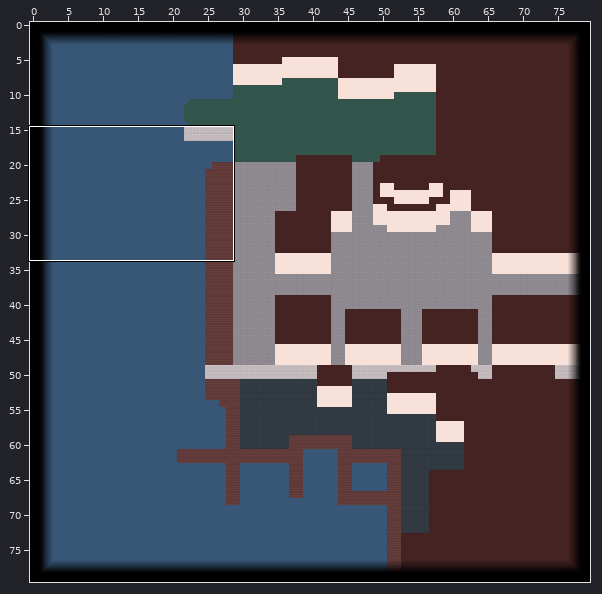
Two versions of a level (Tiled map (JSON), office.tmj). The first picture is a wide view before the edit; the outline marks the close-up.
Close-up. As it was:
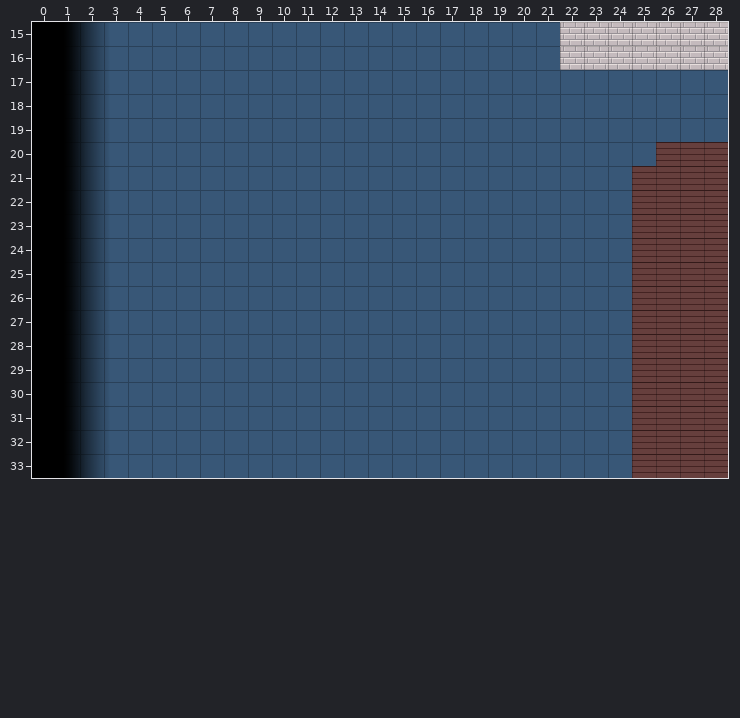
Cells are 32x32 px. Shown: x 0..28, y 15..33. The commit also changed other parts of the map, which this record leaves out.
After:
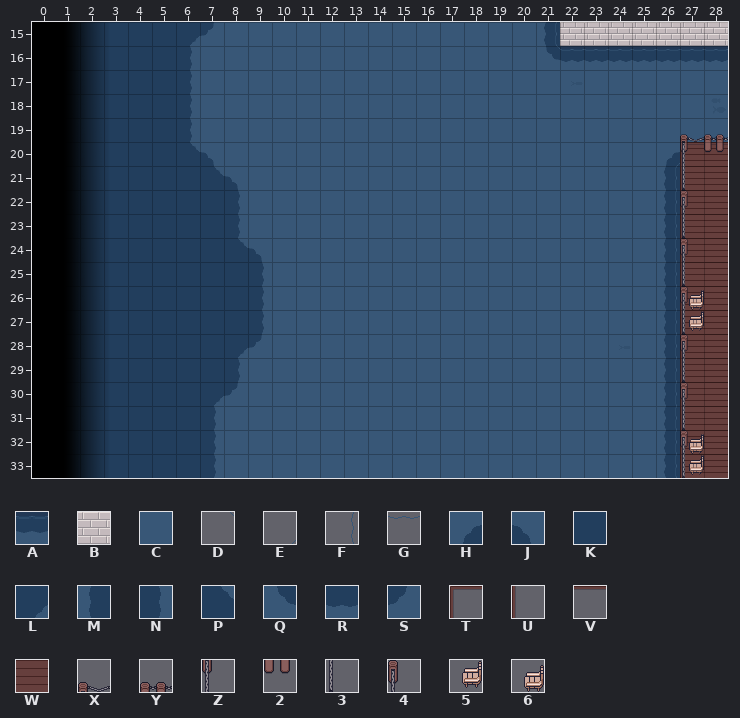
Key: from "Shadows": A 610; from "ShipsLandingTilesheet": B 1579, C 4148, D 4795 flipped on the diagonal, E 4795 turned 270, F 4923 flipped left-right, G 4923 turned 90, H 5166, J 5168, K 5169, L 5172, M 5294, N 5296, P 5300, Q 5422, R 5423, S 5424, T 7193 turned 180, U 7321 flipped left-right, V 7321 turned 270, W 7577, X 10150, Y 10152, Z 10278, 2 10280, 3 10406, 4 10407, 5 11403, 6 11404.
_ is an empty cell, # one hidden under a higher layer, . an unchanged one.
Tiles of an added or newly shown layer are drawn over the layers below it.
See-through tiles are keyed as they look on the map.
What changed:
--- layer "Terrain/Water1"
@@ x 2..28 @@
-15 CCCCCC.............C.......
-16 CCCCC..............C#######
-17 CCCCC......................
-18 CCCCC......................
-19 CCCCC......................
-20 CCCCCC..................#..
-21 CCCCCCC.................#..
-22 CCCCCCC.................#..
-23 CCCCCCC.................#..
-24 CCCCCCCC................#..
-25 CCCCCCCC................#..
-26 CCCCCCCC................#..
-27 CCCCCCCC................#..
-28 CCCCCCCC................#..
-29 CCCCCCC.................#..
-30 CCCCCCC.................#..
-31 CCCCCC..................#..
-32 CCCCCC..................#..
-33 CCCCCC..................#..
+15 KKKKLS.............M.......
+16 KKKKN..............QRRRRRRR
+17 KKKKN......................
+18 KKKKN......................
+19 KKKKN......................
+20 KKKKPJ..................H..
+21 KKKKKPJ.................M..
+22 KKKKKKN.................M..
+23 KKKKKKN.................M..
+24 KKKKKKPJ................M..
+25 KKKKKKKN................M..
+26 KKKKKKKN................M..
+27 KKKKKKKN................M..
+28 KKKKKKLS................M..
+29 KKKKKKN.................M..
+30 KKKKKLS.................M..
+31 KKKKKN..................M..
+32 KKKKKN..................M..
+33 KKKKKN..................M..
--- layer "CityGround/Boardwalk"
@@ x 25..26 @@
-20 .W
-21 WW
-22 WW
-23 WW
-24 WW
-25 WW
-26 WW
-27 WW
-28 WW
-29 WW
-30 WW
-31 WW
-32 WW
-33 WW
+20 ._
+21 __
+22 __
+23 __
+24 __
+25 __
+26 __
+27 __
+28 __
+29 __
+30 __
+31 __
+32 __
+33 __
--- layer "CityGround/GroundEdges" (added)
@@ x 27..28 @@
-20 __
-21 _.
-22 _.
-23 _.
-24 _.
-25 _.
-26 _.
-27 _.
-28 _.
-29 _.
-30 _.
-31 _.
-32 _.
-33 _.
+20 TV
+21 U.
+22 U.
+23 U.
+24 U.
+25 U.
+26 U.
+27 U.
+28 U.
+29 U.
+30 U.
+31 U.
+32 U.
+33 U.
--- layer "CityGround/CityWalls"
@@ x 22..28 @@
-16 BBBBBBB
+16 _______
--- layer "CityGround/Water2" (added)
@@ x 21..28 @@
-15 _.......
-16 ________
+15 F.......
+16 DGGGGGGG
@@ x 26..26 @@
-20 _
-21 _
-22 _
-23 _
-24 _
-25 _
-26 _
-27 _
-28 _
-29 _
-30 _
-31 _
-32 _
-33 _
+20 E
+21 F
+22 F
+23 F
+24 F
+25 F
+26 F
+27 F
+28 F
+29 F
+30 F
+31 F
+32 F
+33 F
--- layer "Deco/Boardwalk/DockFence" (added)
@@ x 27..28 @@
-19 __
-20 __
-21 _.
-22 _.
-23 _.
-24 _.
-25 _.
-26 _.
-27 _.
-28 _.
-29 _.
-30 _.
-31 _.
-32 _.
-33 _.
+19 XY
+20 Z2
+21 3.
+22 4.
+23 3.
+24 4.
+25 3.
+26 4.
+27 3.
+28 4.
+29 3.
+30 4.
+31 3.
+32 4.
+33 3.
--- layer "Deco/Boardwalk/Cafe" (added)
@@ x 27..27 @@
-26 _
-27 _
+26 6
+27 5
@@ x 27..27 @@
-32 _
-33 _
+32 6
+33 5
--- layer "GroundShadow/BuildingGroundShadow" (added)
@@ x 22..28 @@
-16 _______
+16 AAAAAAA
